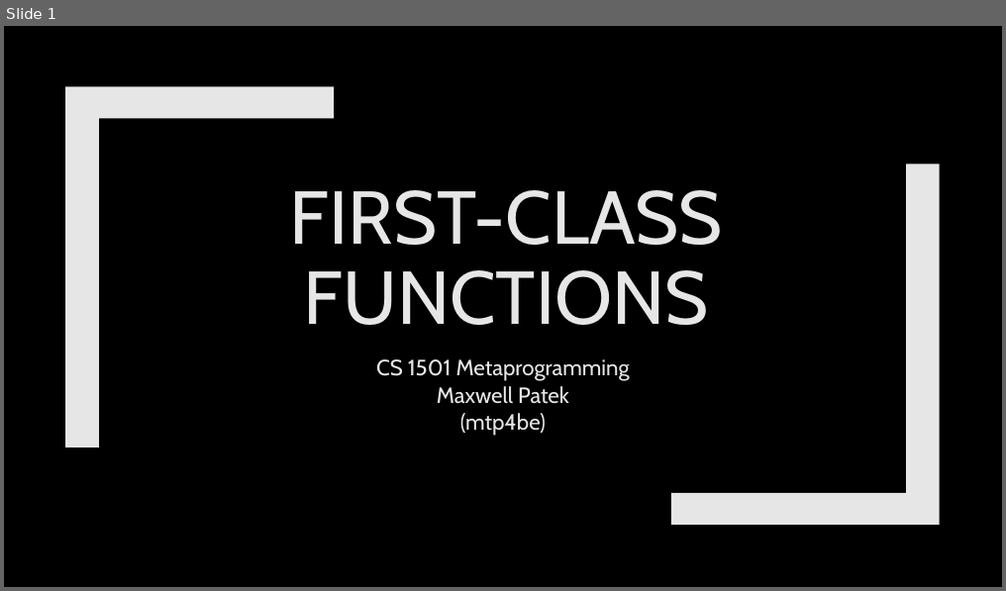
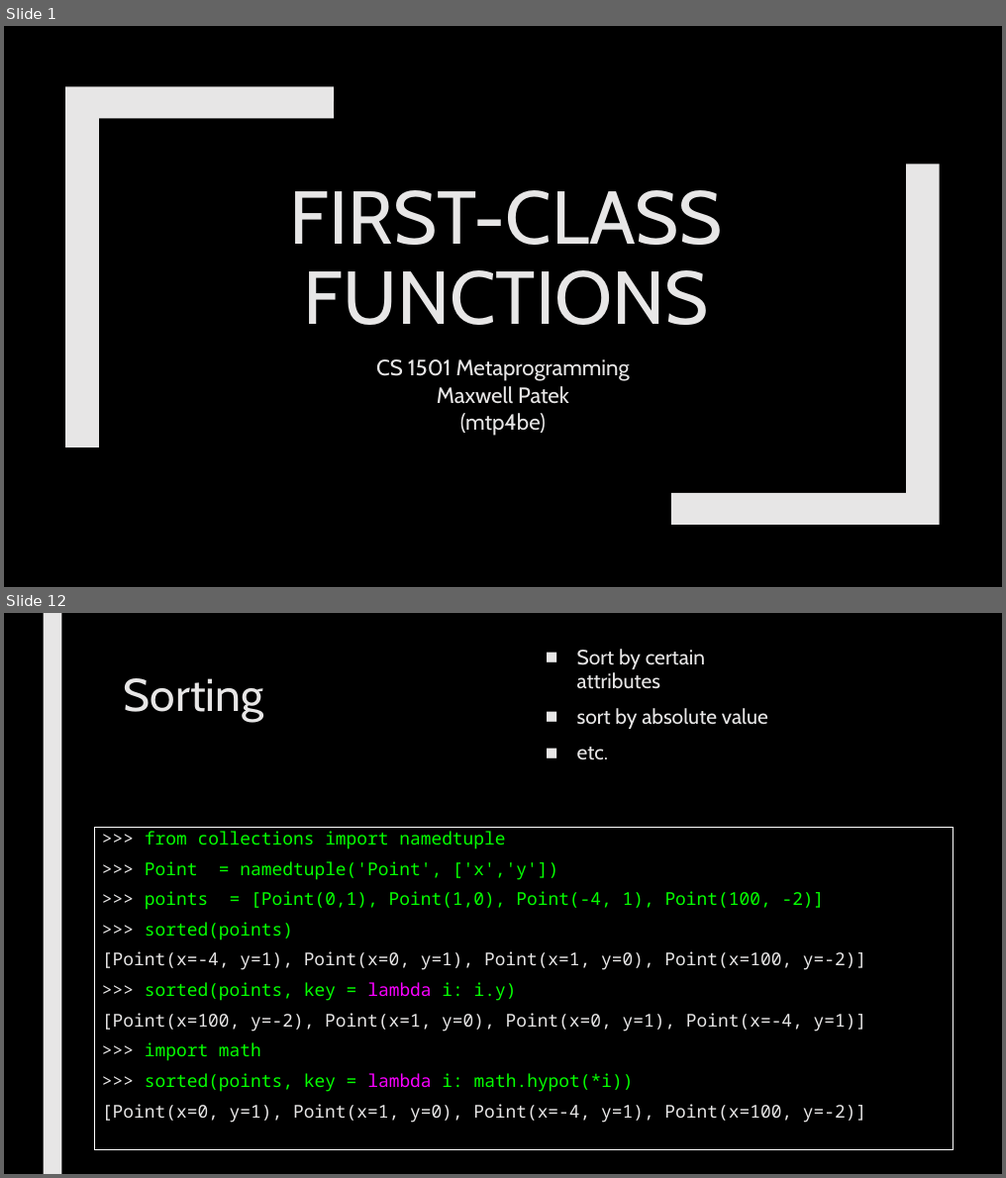
Before and after one commit to max7patek/metaprogramming, a slide deck: slides/02-FirstClassFunctions.pptx. Shown one above the other, each under a label of ours: slide 1 before the commit, slides 1 and 12 after it; the slides between them are not shown. The pictures are 1006x591 and 1006x1178 pixels, drawn with LibreOffice and Linux fonts; fonts in the diff are those of the drawing. Boxes give left, top, right and bottom in pixels: in the first picture for what was removed or moved away, otherwise in the second. Text is boxed around its words. In the diff, an @@ line names an element or a change of style, - is before the commit and + after.

```diff
--- a/slides/02-FirstClassFunctions.pptx
+++ b/slides/02-FirstClassFunctions.pptx
@@ slide 12 added at (x1=4, y1=613, x2=1002, y2=1174), background #000000 @@
@@ rectangle added at (x1=43, y1=613, x2=61, y2=1174), fill #E7E6E6 @@
@@ text added at (x1=577, y1=649, x2=768, y2=761), 20 pt, text #E7E6E6 @@
+■ Sort by certain attributes
+■ sort by absolute value
+■ etc.
@@ title added at (x1=124, y1=678, x2=263, y2=722), 44 pt, text #E7E6E6 @@
+Sorting
@@ rectangle added at (x1=94, y1=827, x2=953, y2=1151), outline #FFFFFF 0.75 pt, 17 pt, text #E7E6E6 @@
+>>> from collections import namedtuple
+>>> Point = namedtuple('Point', ['x','y'])
+>>> points = [Point(0,1), Point(1,0), Point(-4, 1), Point(100, -2)]
+>>> sorted(points)
+[Point(x=-4, y=1), Point(x=0, y=1), Point(x=1, y=0), Point(x=100, y=-2)]
+>>> sorted(points, key = lambda i: i.y)
+[Point(x=100, y=-2), Point(x=1, y=0), Point(x=0, y=1), Point(x=-4, y=1)]
+>>> import math
+>>> sorted(points, key = lambda i: math.hypot(*i))
+[Point(x=0, y=1), Point(x=1, y=0), Point(x=-4, y=1), Point(x=100, y=-2)]
```
Also in this commit, not shown: 1 slide changed, 15 other slides added, 2 slides removed.
